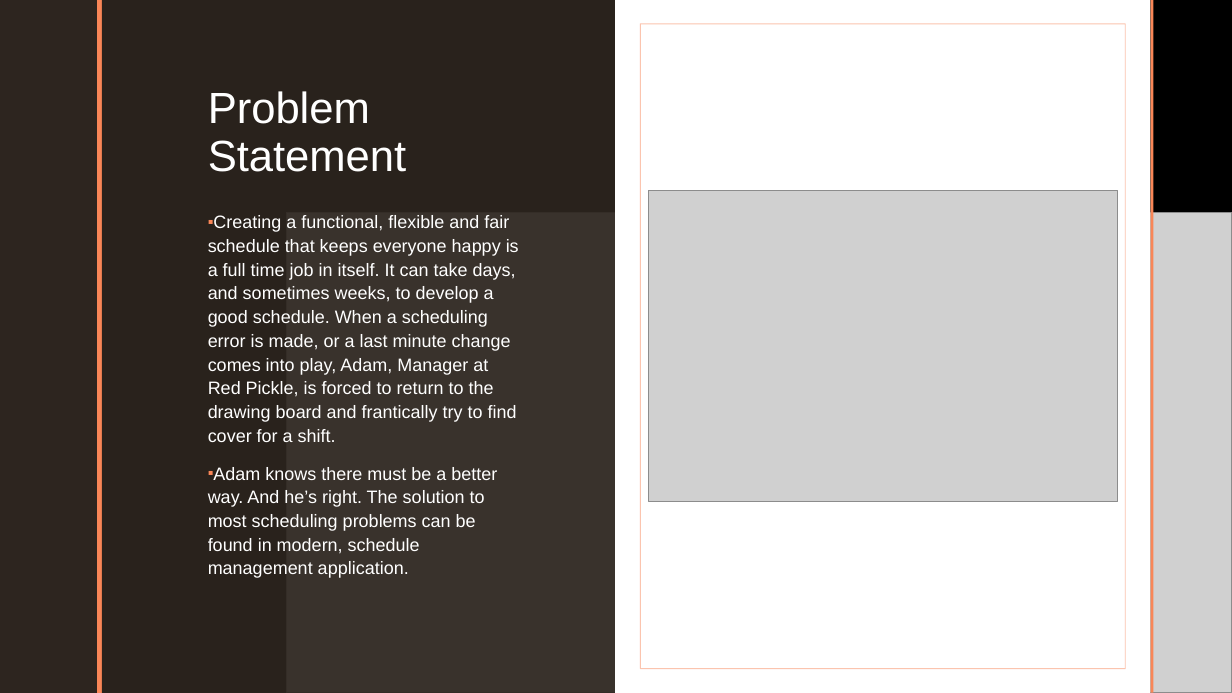
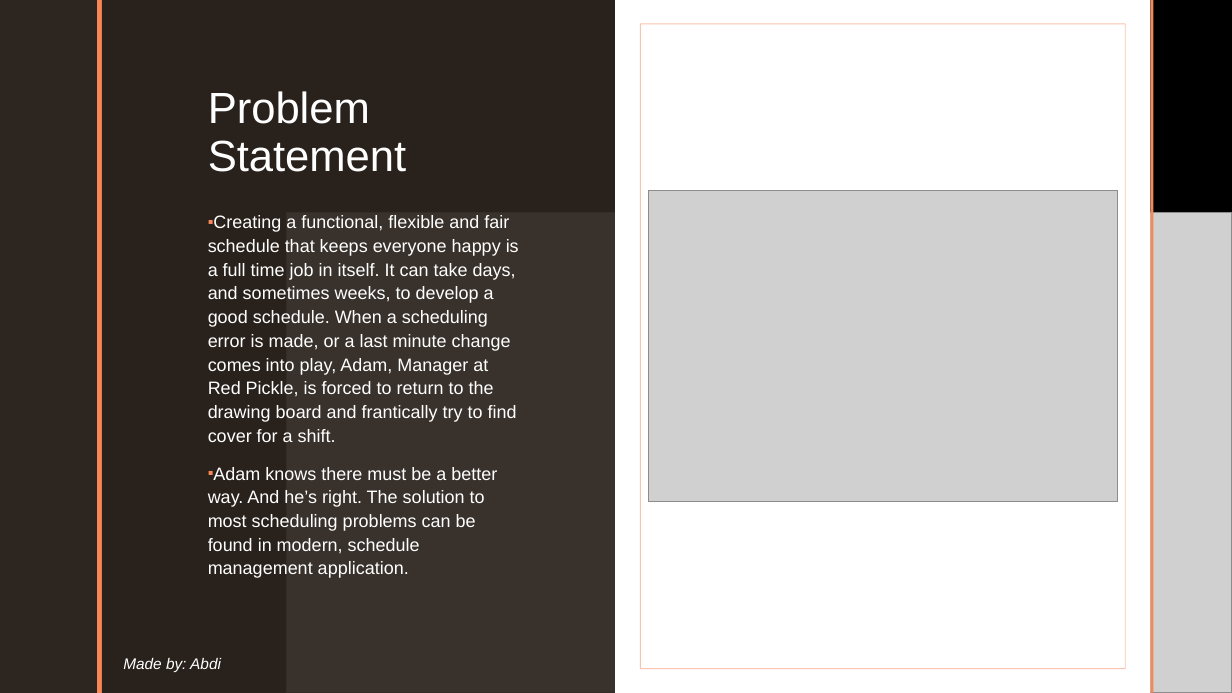
Before and after one commit to cushonz/Capstone_Project, a slide deck: slide 2 of individual_Work/homework/Midterm_presentation.pptx. Drawn at 1232x693 pixels with LibreOffice and Linux fonts; fonts in the diff are those of the drawing; grey boxes stand for pictures; background and template pictures are left out. Boxes give left, top, right and bottom in pixels: in the first picture for what was removed or moved away, otherwise in the second. Text is boxed around its words. In the diff, an @@ line names an element or a change of style, - is before the commit and + after.

```diff
--- a/individual_Work/homework/Midterm_presentation.pptx
+++ b/individual_Work/homework/Midterm_presentation.pptx
@@ text added at [123, 658, 221, 672], 12 pt, text #FFFFFF, italic @@
+Made by: Abdi
```
Also in this commit, not shown: 5 other slides changed, 15 slides added, 7 slides removed, 2 other files.
